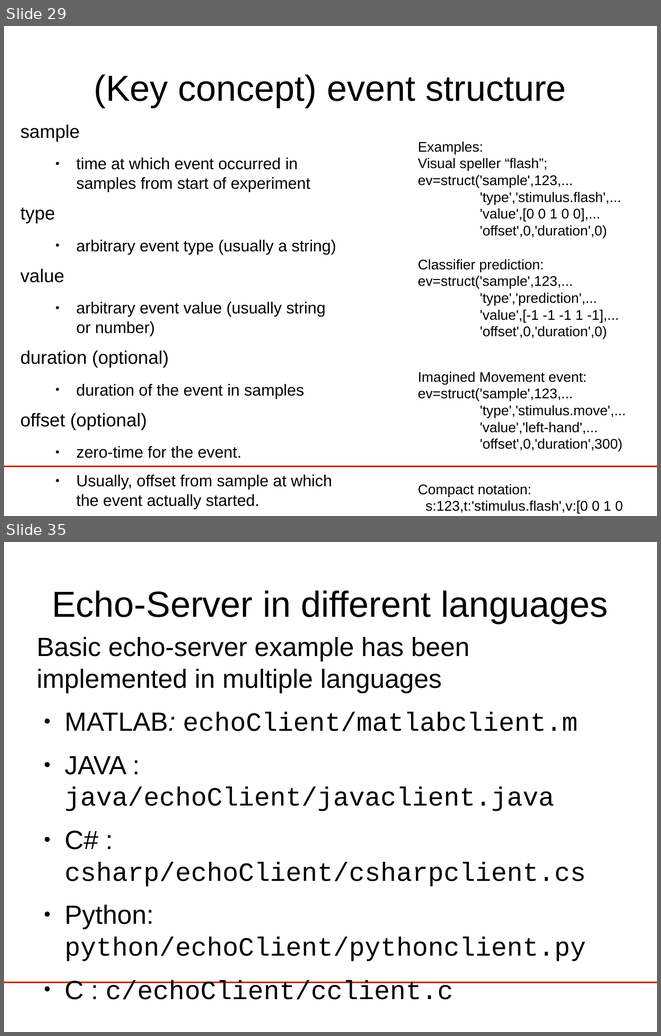
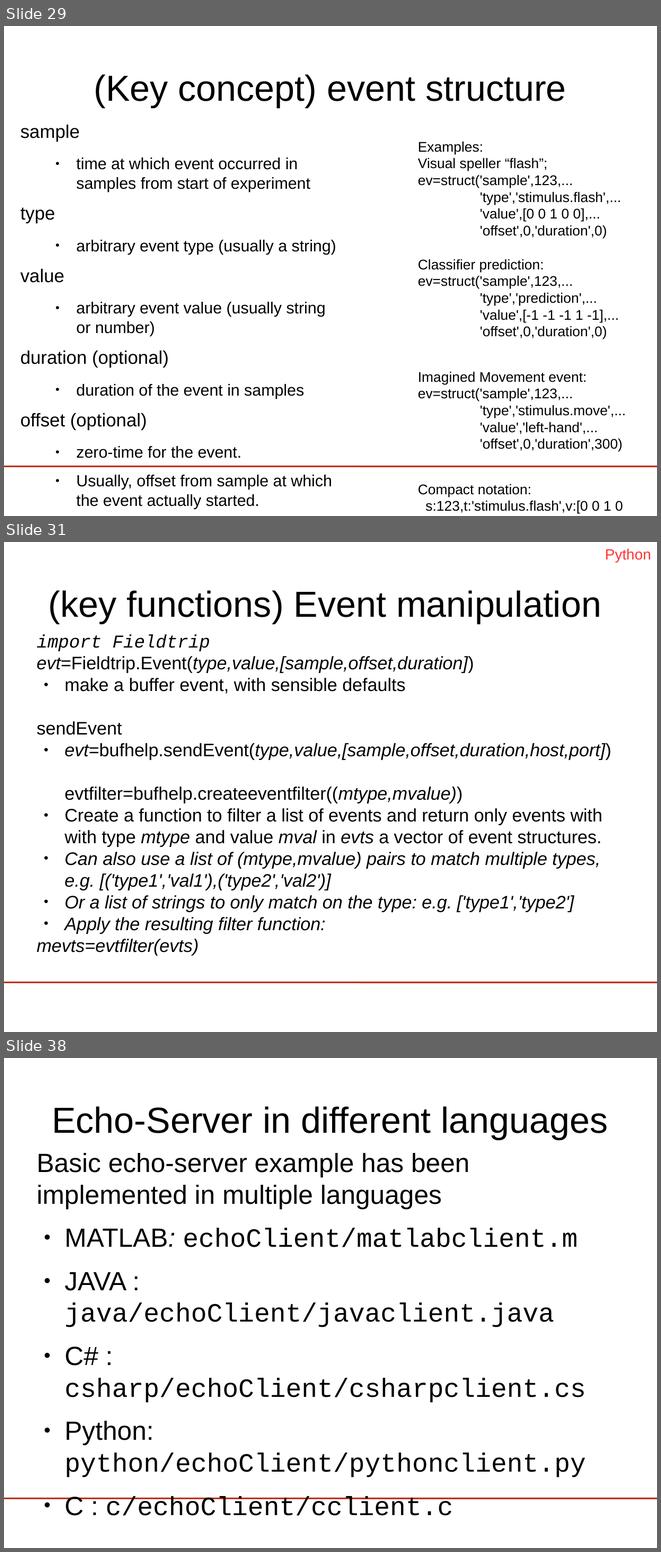
Before and after one commit to jadref/buffer_bci, a slide deck: tutorial/lect3-helloworld/HelloWorld_ERPViewer.odp. Shown one above the other, each under a label of ours: slides 29 and 35 before the commit, slides 29, 31 and 38 after it; the slides between them are not shown. The pictures are 661x1036 and 661x1552 pixels, drawn with LibreOffice and Linux fonts; fonts in the diff are those of the drawing; background and template pictures are left out. Boxes give left, top, right and bottom in pixels: in the first picture for what was removed or moved away, otherwise in the second. Text is boxed around its words. In the diff, an @@ line names an element or a change of style, - is before the commit and + after.

Commit message:
updated hello-world to include more pythonic stuff

```diff
--- a/tutorial/lect3-helloworld/HelloWorld_ERPViewer.odp
+++ b/tutorial/lect3-helloworld/HelloWorld_ERPViewer.odp
@@ slide 31 added at box(4, 542, 657, 1032), background #FFFFFF; not listed: 1 template element that a slide beside it also shows @@
@@ text added at box(605, 548, 651, 562), 18 pt, text #FF3333 @@
+Python
@@ title added at box(49, 590, 601, 623), 44 pt, text #000000 @@
+(key functions) Event manipulation
@@ text added at box(37, 634, 611, 955), 22 pt, text #000000, italic @@
+import Fieldtrip
+evt=Fieldtrip.Event(type,value,[sample,offset,duration])
+● make a buffer event, with sensible defaults
+sendEvent
+● evt=bufhelp.sendEvent(type,value,[sample,offset,duration,host,port])
+evtfilter=bufhelp.createeventfilter((mtype,mvalue))
+● Create a function to filter a list of events and return only events with with type mtype and value mval in evts a vector of event structures.
+● Can also use a list of (mtype,mvalue) pairs to match multiple types, e.g. [('type1','val1'),('type2','val2')]
+● Or a list of strings to only match on the type: e.g. ['type1','type2']
+● Apply the resulting filter function:
+mevts=evtfilter(evts)
@@ what was slide 35 is now slide 38 @@
```
Also in this commit, not shown: 8 slides changed, 2 other slides added, 1 other file.
